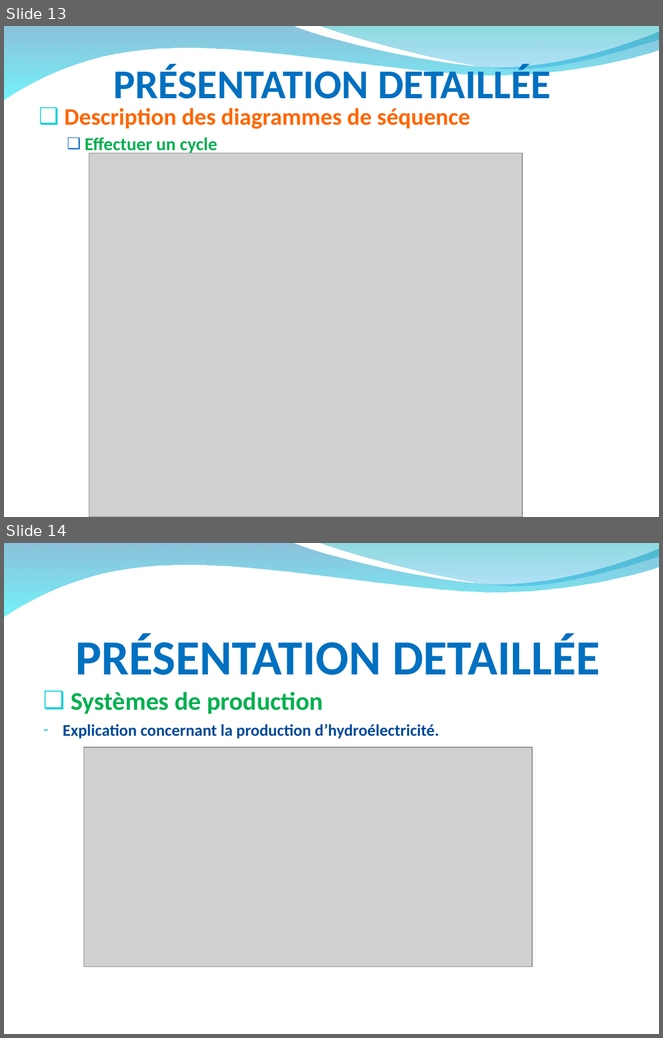
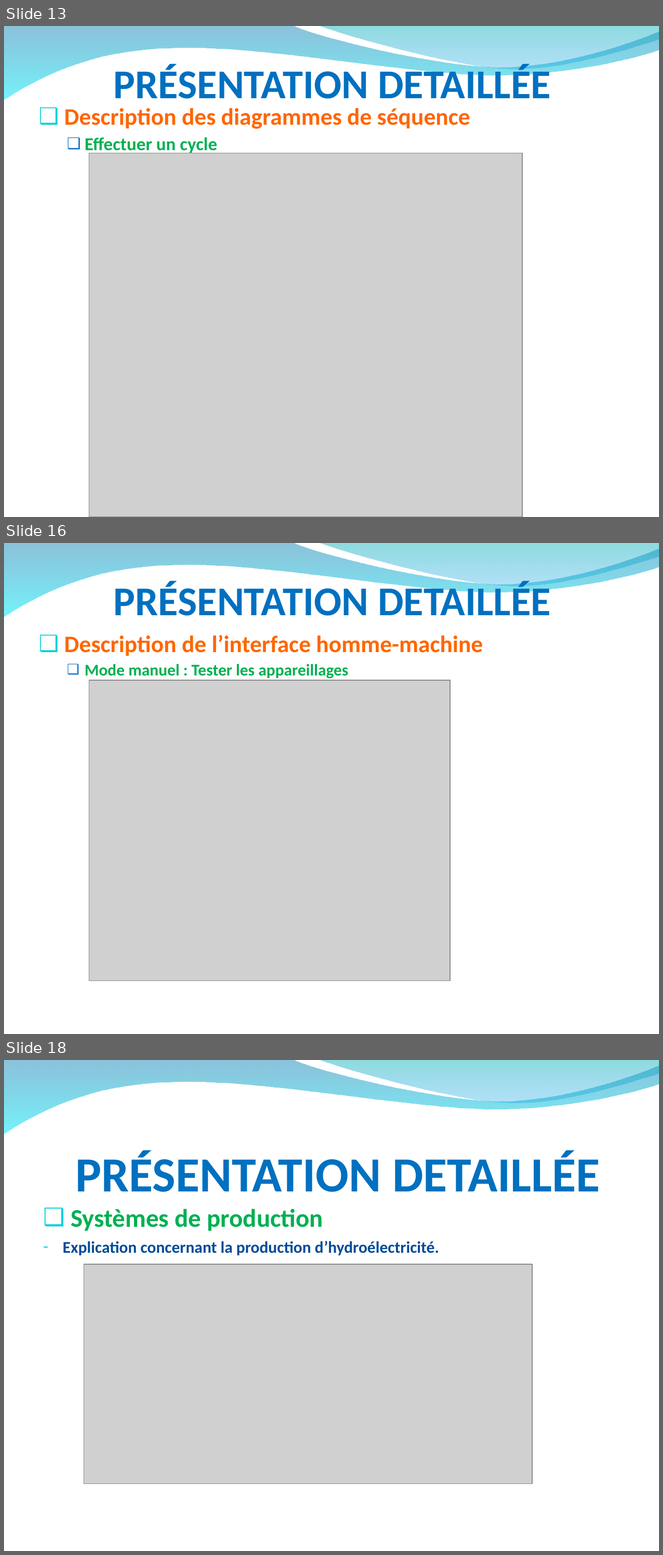
Before and after one commit to hardware/AscenseurPoissons, a slide deck: DOSSIERS A RENDRE/RevueAnalysePPT.ppt. Shown one above the other, each under a label of ours: slides 13 and 14 before the commit, slides 13, 16 and 18 after it; the slides between them are not shown. The pictures are 663x1038 and 663x1555 pixels, drawn with LibreOffice and Linux fonts; fonts in the diff are those of the drawing; grey boxes stand for pictures; background and template pictures are left out. Boxes give left, top, right and bottom in pixels: in the first picture for what was removed or moved away, otherwise in the second. Text is boxed around its words. In the diff, an @@ line names an element or a change of style, - is before the commit and + after.

```diff
--- a/DOSSIERS A RENDRE/RevueAnalysePPT.ppt
+++ b/DOSSIERS A RENDRE/RevueAnalysePPT.ppt
@@ slide 16 added at (x1=4, y1=543, x2=659, y2=1034), background picture (left out); not listed: 2 template elements that a slide beside it also shows @@
@@ title added at (x1=114, y1=581, x2=551, y2=616), 45 pt, text #0070C0, bold @@
+PRÉSENTATION DETAILLÉE
@@ text added at (x1=64, y1=635, x2=483, y2=679), 26 pt, text #FF6600, bold @@
+❑ Description de l’interface homme-machine
+  ❑ Mode manuel : Tester les appareillages
@@ picture added at (x1=89, y1=681, x2=450, y2=981) @@
@@ what was slide 14 is now slide 18 @@
```
Also in this commit, not shown: 3 other slides added.
